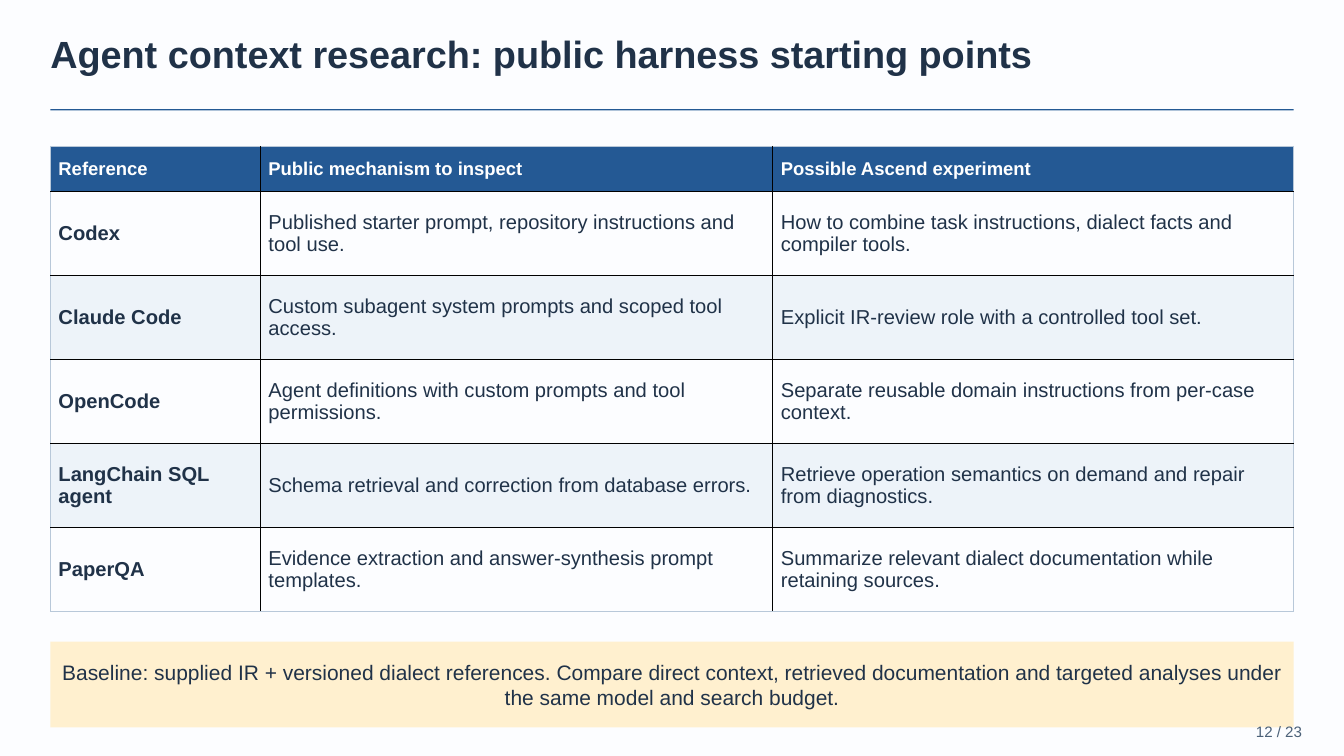
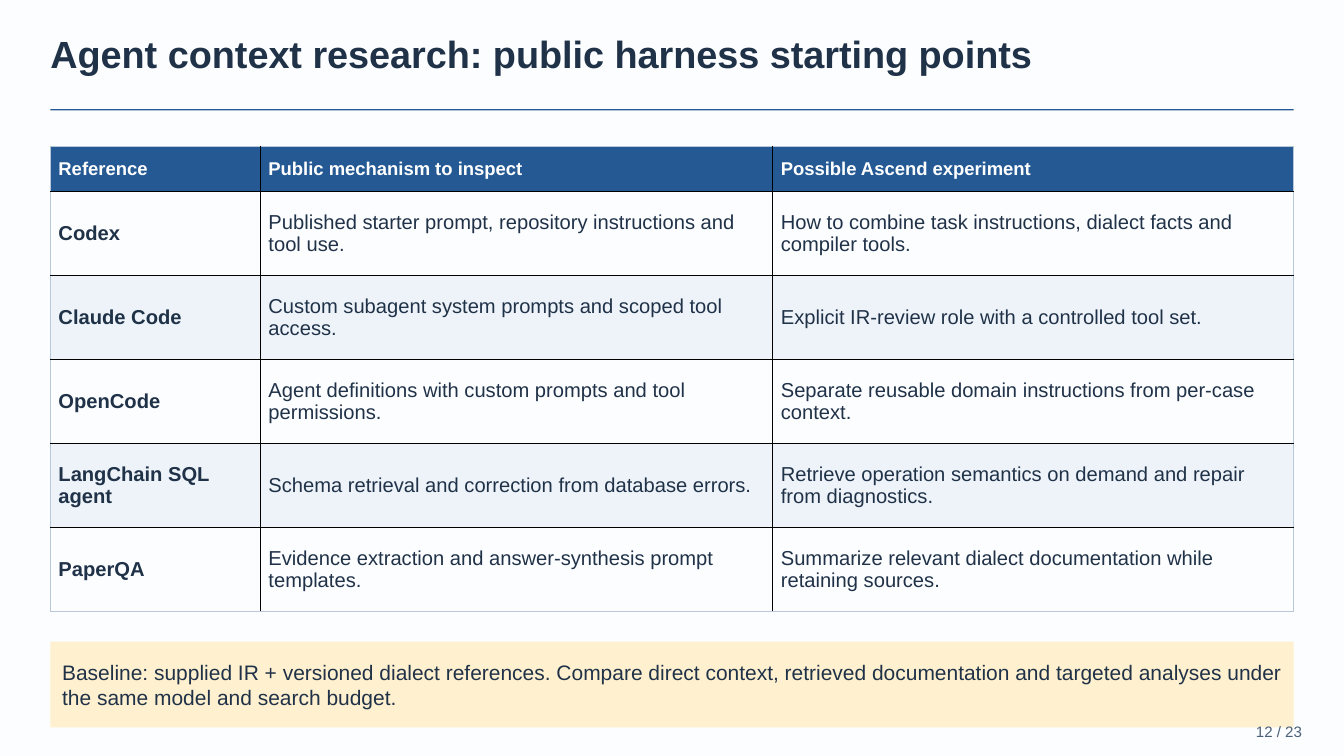
Before and after one commit to BonZirka/ascend-npu-optimization-research, a slide deck: slide 12 of output/ascend-optimization-pitch/ascend-optimization-technical.pptx. Drawn at 1344x756 pixels with LibreOffice and Linux fonts; fonts in the diff are those of the drawing. Boxes give left, top, right and bottom in pixels: in the first picture for what was removed or moved away, otherwise in the second. Text is boxed around its words. In the diff, an @@ line names an element or a change of style, - is before the commit and + after.

```diff
--- a/output/ascend-optimization-pitch/ascend-optimization-technical.pptx
+++ b/output/ascend-optimization-pitch/ascend-optimization-technical.pptx
@@ rectangle "Baseline: supplied IR + versioned ..." at box(50, 642, 1293, 727): alignment centre to left @@
```
Also in this commit, not shown: 5 other slides changed, 4 other files.
